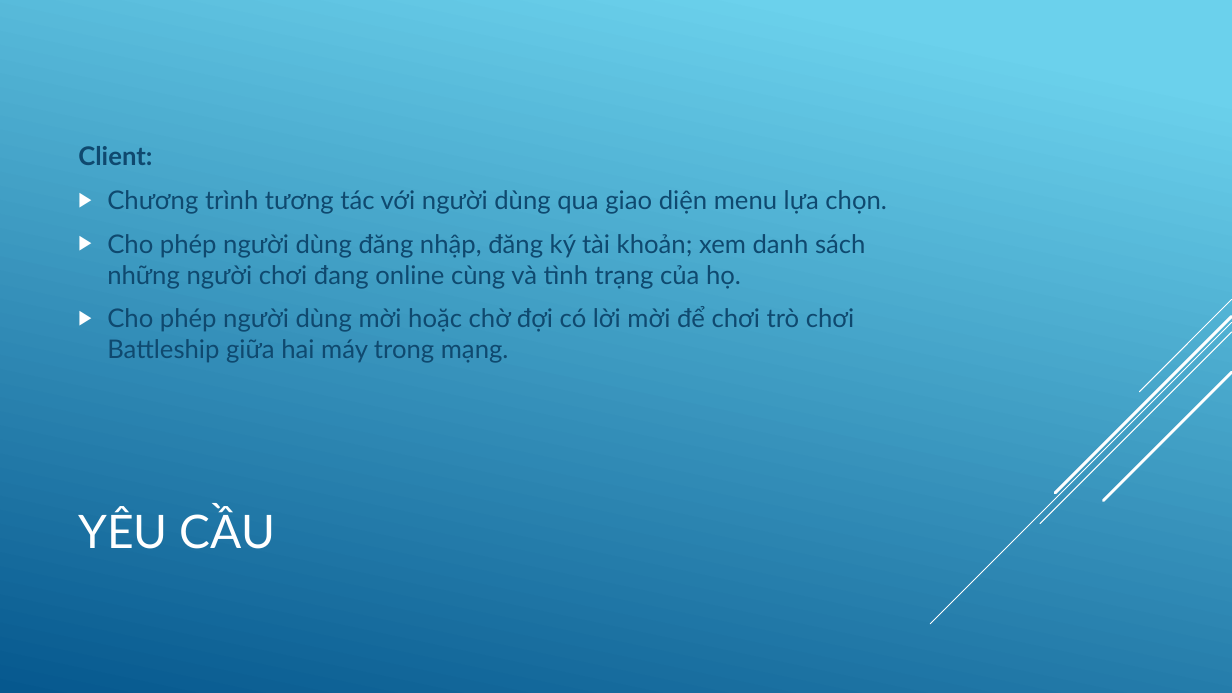
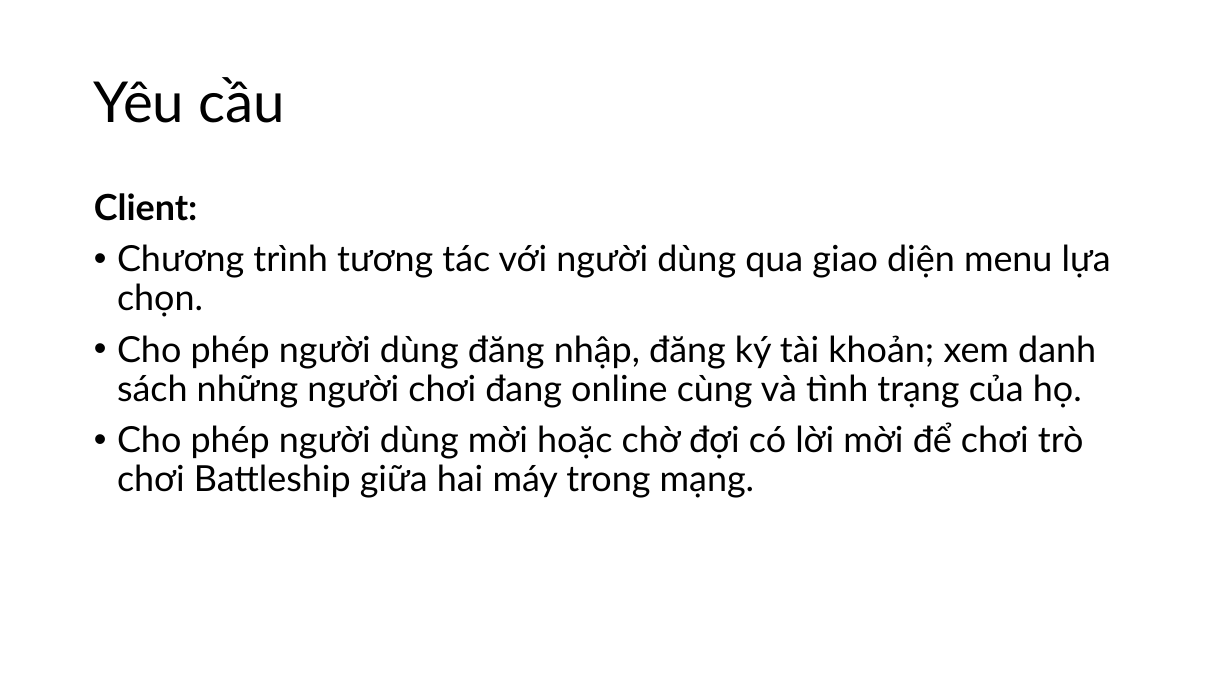
Before and after one commit to duybkict/BattleShip, a slide deck: slide 2 of Documents/Báo cáo lập trình mạng.pptx. Drawn at 1232x693 pixels with LibreOffice and Linux fonts; fonts in the diff are those of the drawing. Boxes give left, top, right and bottom in pixels: in the first picture for what was removed or moved away, otherwise in the second. Text is boxed around its words. In the diff, an @@ line names an element or a change of style, - is before the commit and + after.

```diff
--- a/Documents/Báo cáo lập trình mạng.pptx
+++ b/Documents/Báo cáo lập trình mạng.pptx
@@ background gradient #6ED2EB to #06588E to #FFFFFF @@
@@ title at bbox=[94, 77, 285, 123]: text changed; size 36 to 44 pt; text colour #FFFFFF to #000000 @@
-YÊU CẦU
+Yêu cầu
@@ text "Client:": place and size @@
-text "Client:" at bbox=[78, 146, 887, 363]
+text "Client:" at bbox=[94, 193, 1111, 498]
@@ text "Client:" at bbox=[94, 193, 1111, 498]: size 20 to 28 pt, text colour #0F496F to #000000; line spacing 1 to 0.9; bullet ▶ to •; vertical alignment middle to top @@
@@ group removed at bbox=[931, 299, 1232, 624]: 5 lines @@
```
Also in this commit, not shown: 13 other slides changed.
